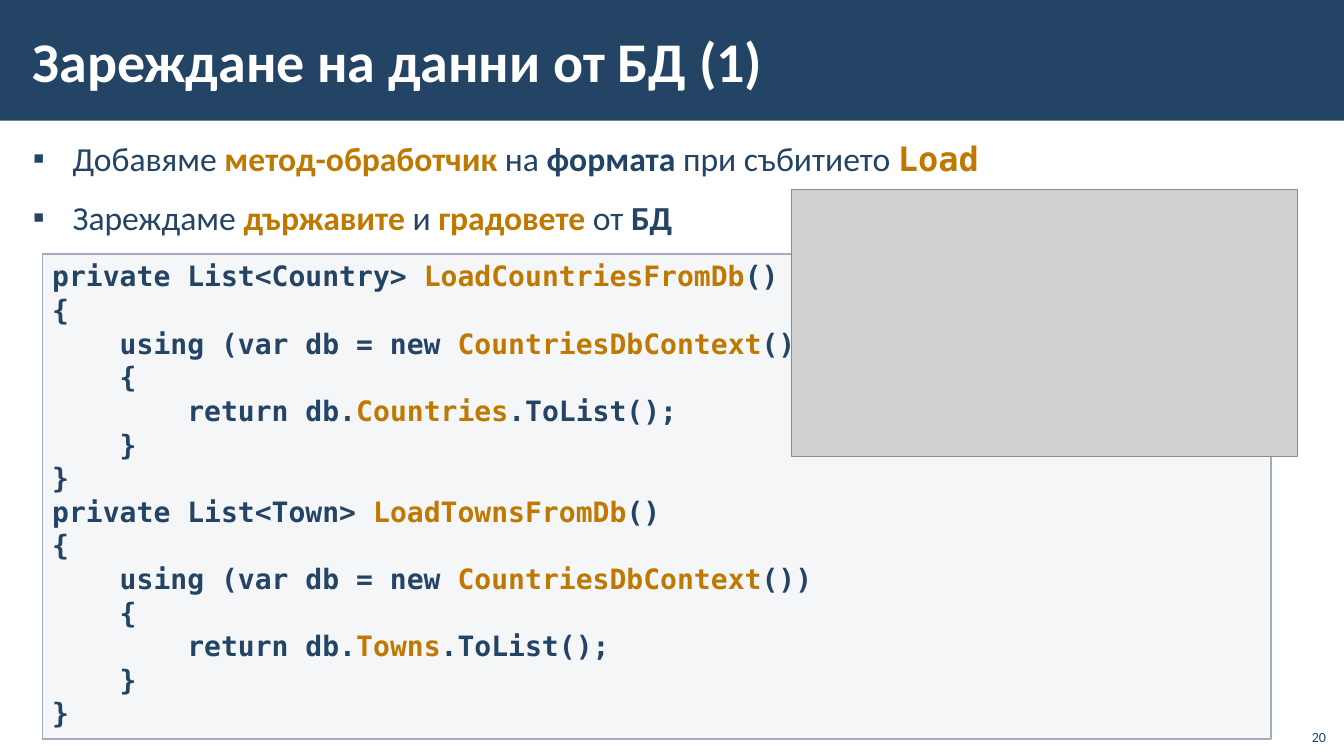
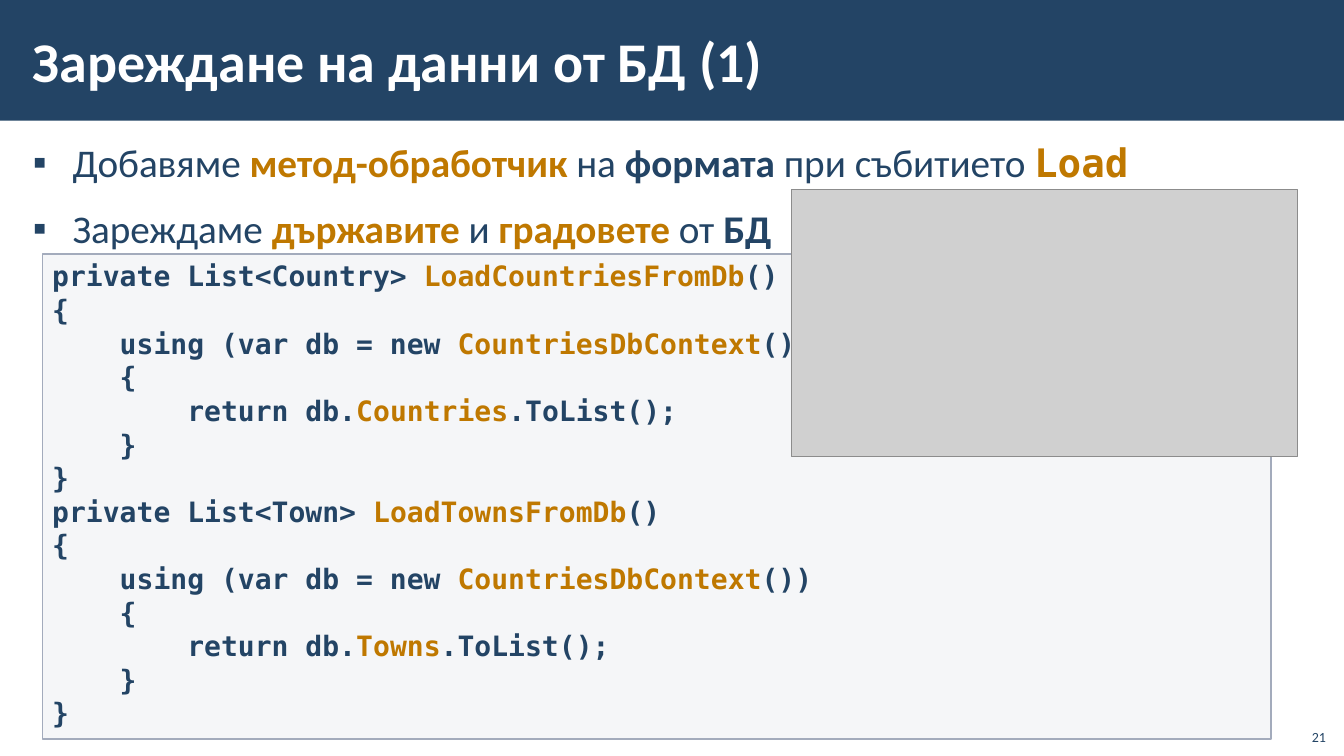
Before and after one commit to BG-IT-Edu/School-Programming, a slide deck: slide 21 of Courses/Software-Sciences/Module-4-Information-Systems-New/08-Navigation-between-Tables/08-Navigation-between-Tables.pptx (slide 20 before the commit). Drawn at 1344x756 pixels with LibreOffice and Linux fonts; fonts in the diff are those of the drawing; grey boxes stand for pictures; background and template pictures are left out. Boxes give left, top, right and bottom in pixels: in the first picture for what was removed or moved away, otherwise in the second. Text is boxed around its words. In the diff, an @@ line names an element or a change of style, - is before the commit and + after.

```diff
--- a/Courses/Software-Sciences/Module-4-Information-Systems-New/08-Navigation-between-Tables/08-Navigation-between-Tables.pptx
+++ b/Courses/Software-Sciences/Module-4-Information-Systems-New/08-Navigation-between-Tables/08-Navigation-between-Tables.pptx
@@ text "Добавяме метод-обработчик на формата при ..." at box(73, 147, 1128, 250): size 24 to 28 pt @@
@@ page number at box(1312, 733, 1326, 742): text changed @@
-20
+21
```
Also in this commit, not shown: 8 other slides changed, 1 slide added.
